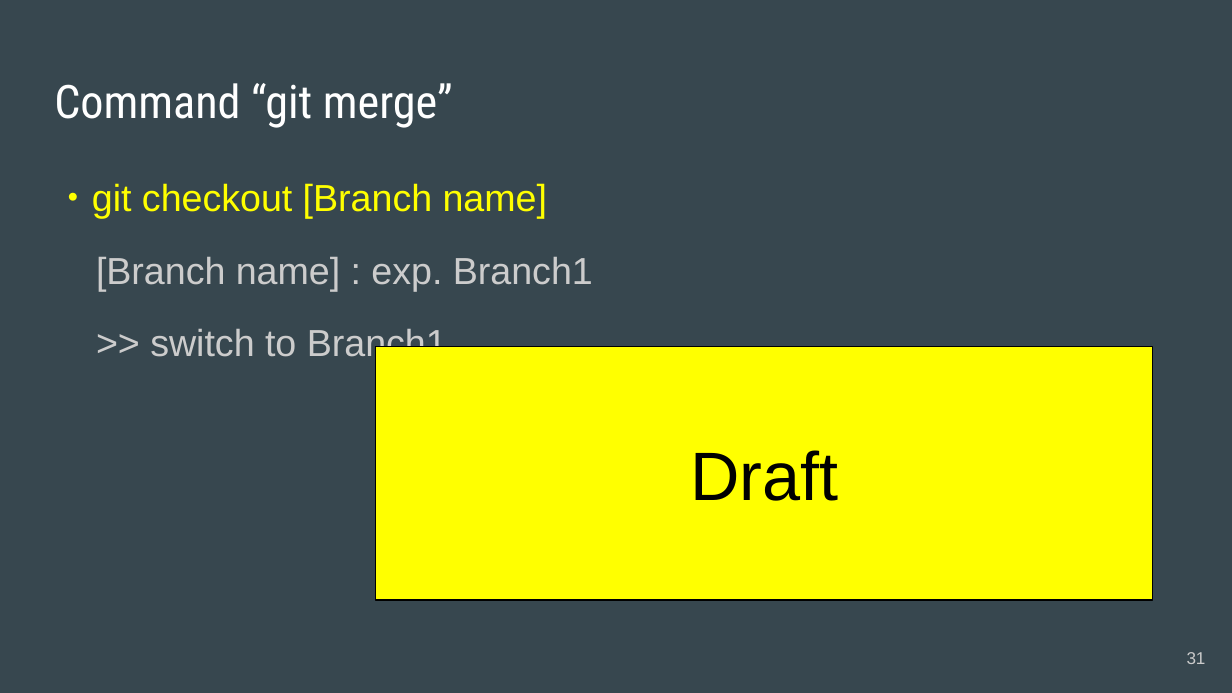
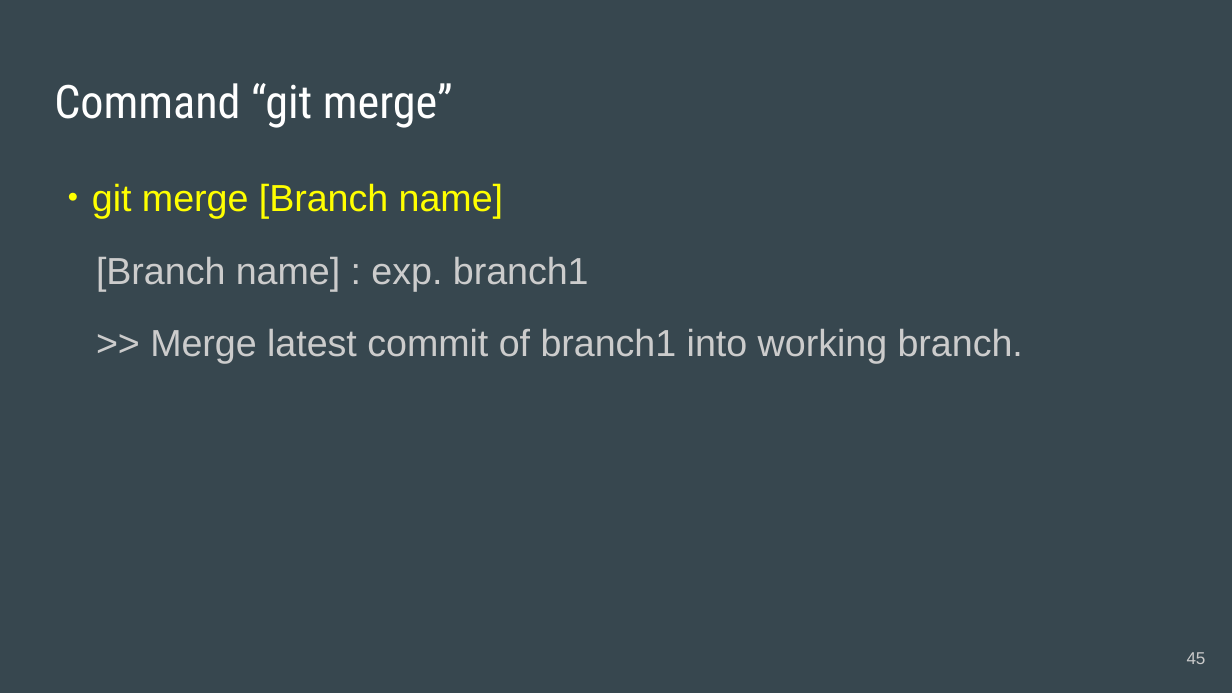
Before and after one commit to acchi17/StudyGit, a slide deck: slide 45 of GitStudySession.pptx (slide 31 before the commit). Drawn at 1232x693 pixels with LibreOffice and Linux fonts; fonts in the diff are those of the drawing. Boxes give left, top, right and bottom in pixels: in the first picture for what was removed or moved away, otherwise in the second. Text is boxed around its words. In the diff, an @@ line names an element or a change of style, - is before the commit and + after.

Commit message:
Change@branch6

```diff
--- a/GitStudySession.pptx
+++ b/GitStudySession.pptx
@@ text at (x1=54, y1=183, x2=1023, y2=364): text changed @@
-・git checkout [Branch name]
-[Branch name] : exp. Branch1
->> switch to Branch1.
+・git merge [Branch name]
+[Branch name] : exp. branch1
+>> Merge latest commit of branch1 into working branch.
@@ rectangle removed at (x1=376, y1=346, x2=1153, y2=600) @@
-Draft
@@ page number at (x1=1187, y1=652, x2=1206, y2=664): text changed @@
-31
+45
```
Also in this commit, not shown: 6 other slides changed, 35 slides added, 2 slides removed.
